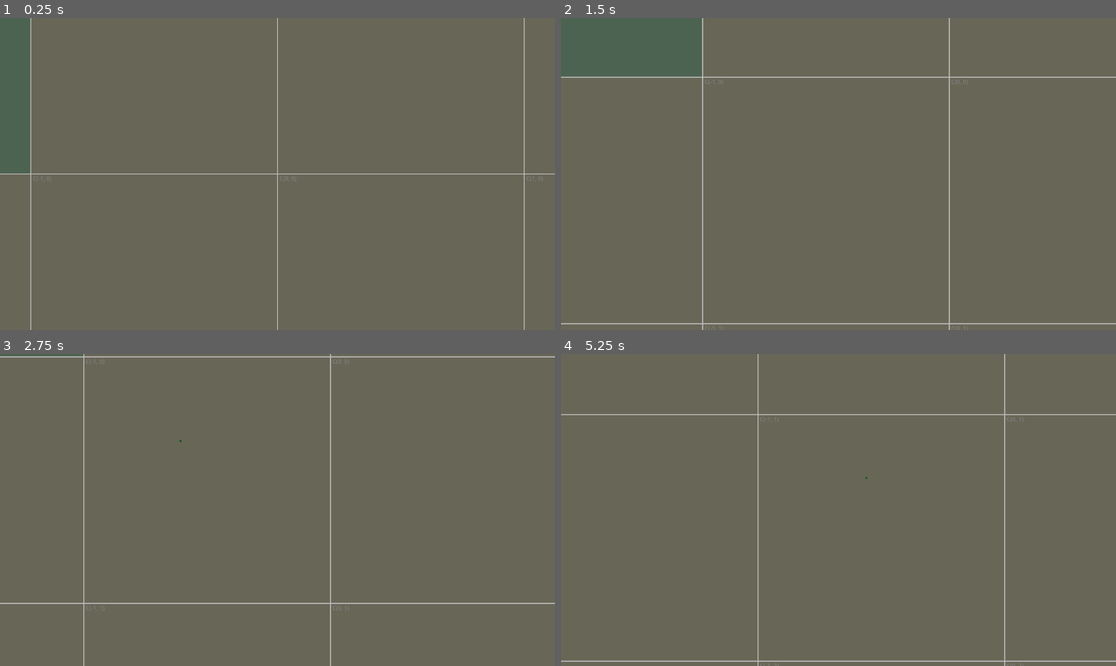
Above: before the commit, frames 1-4 (two rows, left to right).
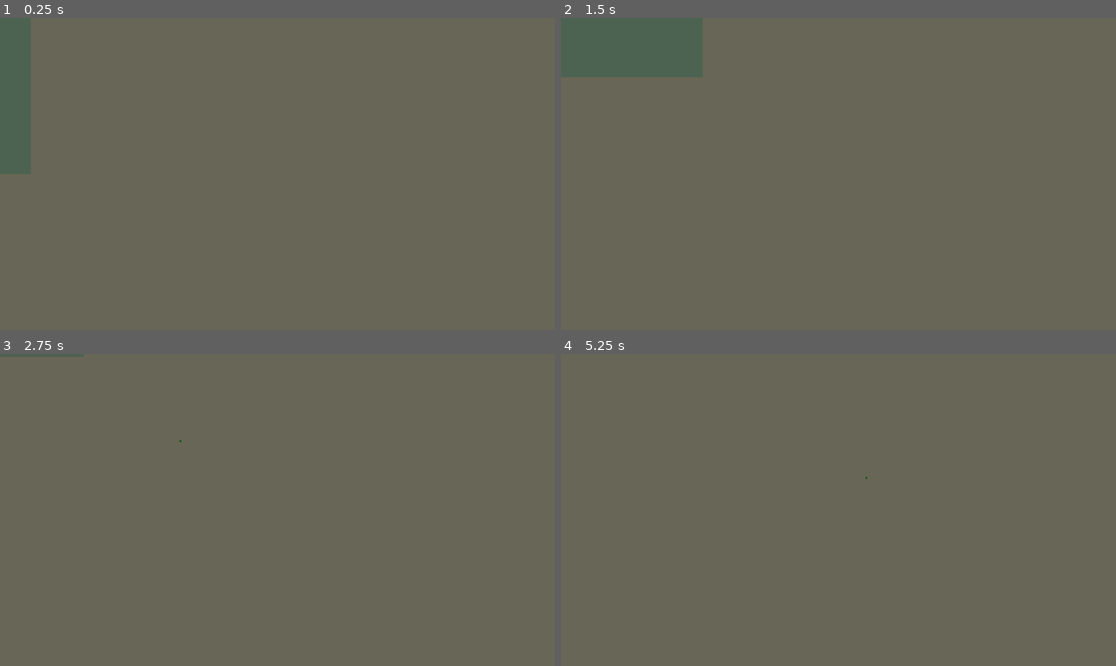
Above: after the commit, the same moments.

Repository: MadAvidCoder/Mutaterra
Game: Godot game, scene res://main.tscn
Two runs of this game, one before a commit and one after it. Both use one fixed random seed, a clock stepped at 60 frames per second and the inputs below.
Inputs (mouse positions are in pixels of both pictures, inside the frame that each line leads up to):
- Up to frame 1 (0.25 s): no input
- Up to frame 2 (1.5 s): tap Enter at 0.5 s; drag from (838, 174) to (894, 105) at 0.52 s; tap Space at 1.25 s; drag from (727, 189) to (894, 105) at 1.27 s
- Up to frame 3 (2.75 s): tap Enter at 2 s; move the mouse to (333, 441) at 2.02 s; hold Right (ui_right) from 2.03 s (still down); tap F at 2.1 s
- Up to frame 4 (5.25 s): release Right (ui_right) at 2.75 s; drag from (810, 572) to (672, 463) at 2.77 s; tap Space at 3.5 s; move the mouse to (1005, 556) at 3.52 s; hold Left (ui_left) 3.53-4.25 s; tap F at 3.6, 5.1 s; drag from (672, 463) to (755, 432) at 4.27 s; tap Enter at 5 s; move the mouse to (866, 510) at 5.02 s; hold Down (ui_down) from 5.03 s (still down); click (866, 510) at 5.17 s

The runs differ from the first frame. In frame 1, 0.6% of the frame differs, in the area x 0-100%, y 0-100%; in frame 2, 1.4%; in frame 3, 1.4%; in frame 4, 1.4%.

Commit message:
Hide grid and fix zoom
Hid the debug chunk grid and increased the minimum zoom

Diff:
--- a/project/main.gd
+++ b/project/main.gd
@@ -1,6 +1,6 @@
 extends Node2D
 
-const MIN_ZOOM = 0.3
+const MIN_ZOOM = 0.5
 const MAX_ZOOM = 2.5
 
 var zoom_speed = 0.075
--- a/project/main.tscn
+++ b/project/main.tscn
@@ -24,6 +24,7 @@
 script = ExtResource("4_lquwl")
 
 [node name="GridOverlay" type="Node2D" parent="."]
+visible = false
 script = ExtResource("3_h2yge")
 
 [node name="CreatureContainer" type="Node2D" parent="."]
